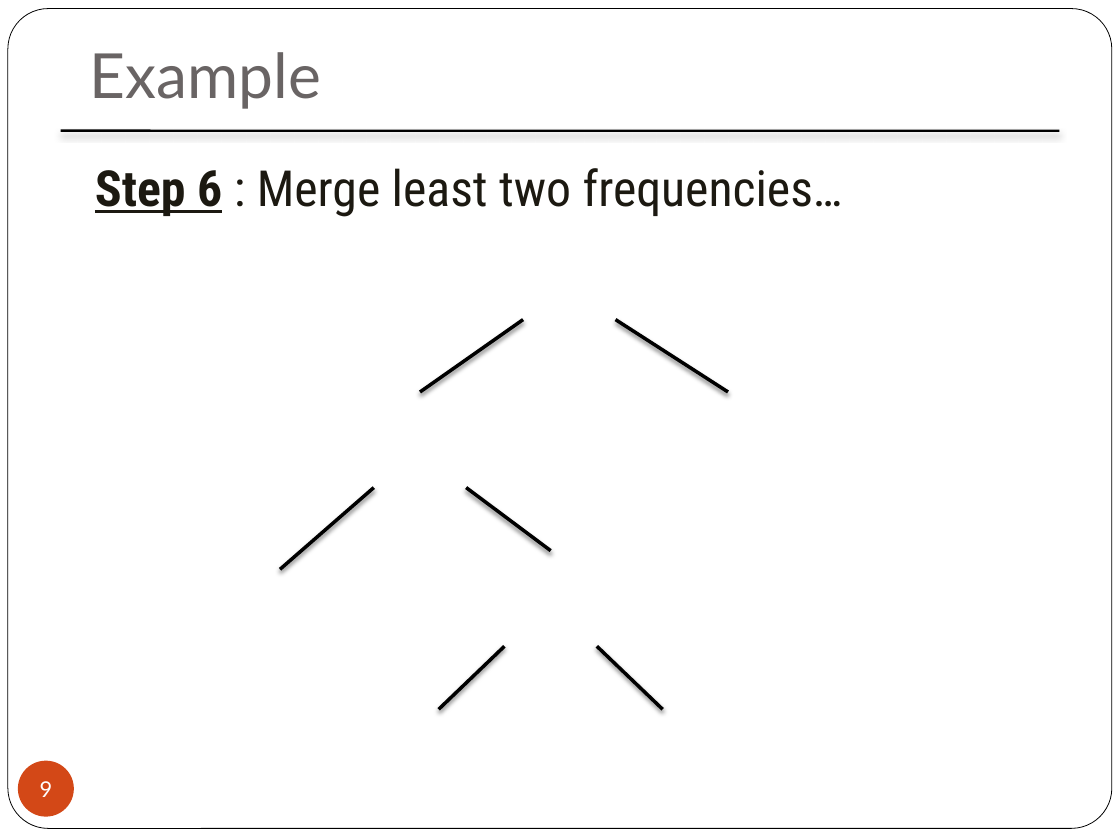
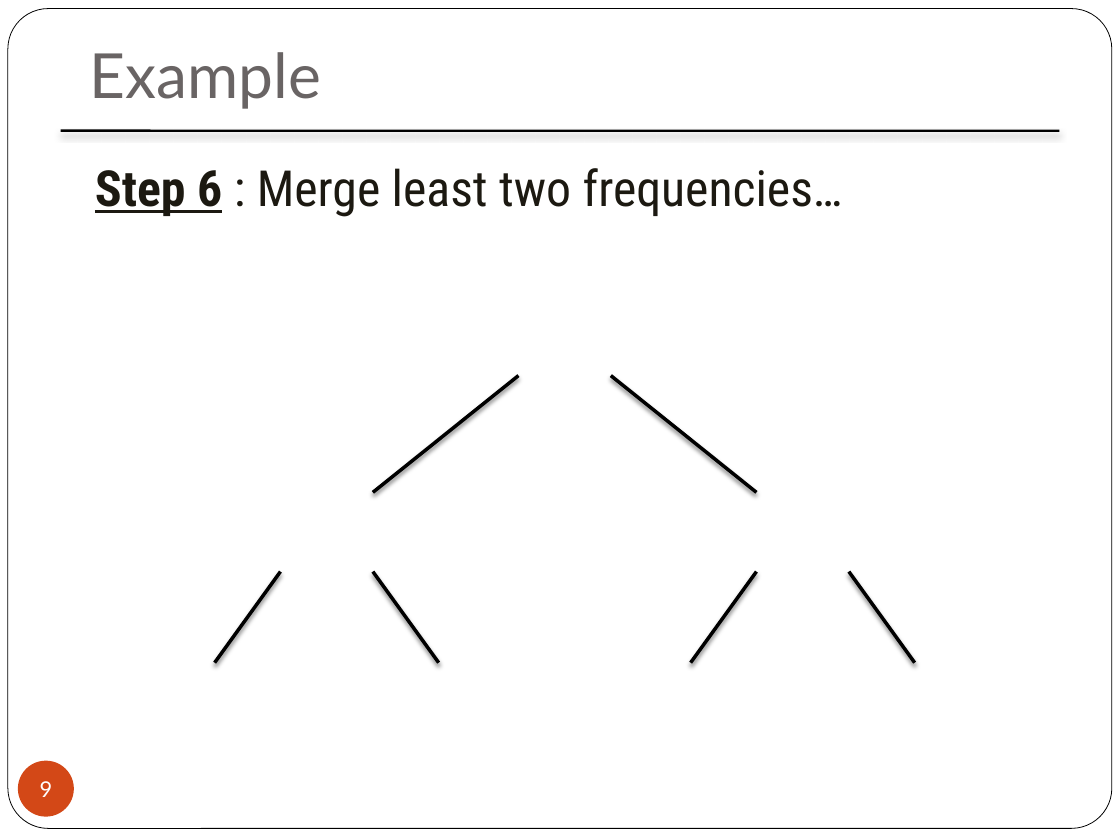
Before and after one commit to MaulikPatel295/MaulikPatel295, a slide deck: slide 9 of ALA/2161603_150124116006.pptx. Drawn at 1120x840 pixels with LibreOffice and Linux fonts; fonts in the diff are those of the drawing; background and template pictures are left out. Boxes give left, top, right and bottom in pixels: in the first picture for what was removed or moved away, otherwise in the second. Text is boxed around its words. In the diff, an @@ line names an element or a change of style, - is before the commit and + after.

```diff
--- a/ALA/2161603_150124116006.pptx
+++ b/ALA/2161603_150124116006.pptx
@@ line moved from (523, 319) - (420, 392) to (519, 375) - (373, 493) @@
@@ line moved from (616, 319) - (728, 392) to (610, 375) - (756, 493) @@
@@ line removed from (466, 487) to (551, 551) @@
@@ line moved from (374, 487) - (280, 569) to (280, 571) - (215, 663) @@
@@ line moved from (504, 646) - (439, 709) to (373, 571) - (439, 663) @@
@@ line moved from (597, 646) - (663, 709) to (756, 571) - (691, 663) @@
@@ line added from (849, 571) to (915, 663), #000000 2.25 pt @@
```
Also in this commit, not shown: 5 other slides changed, 1 other file.
